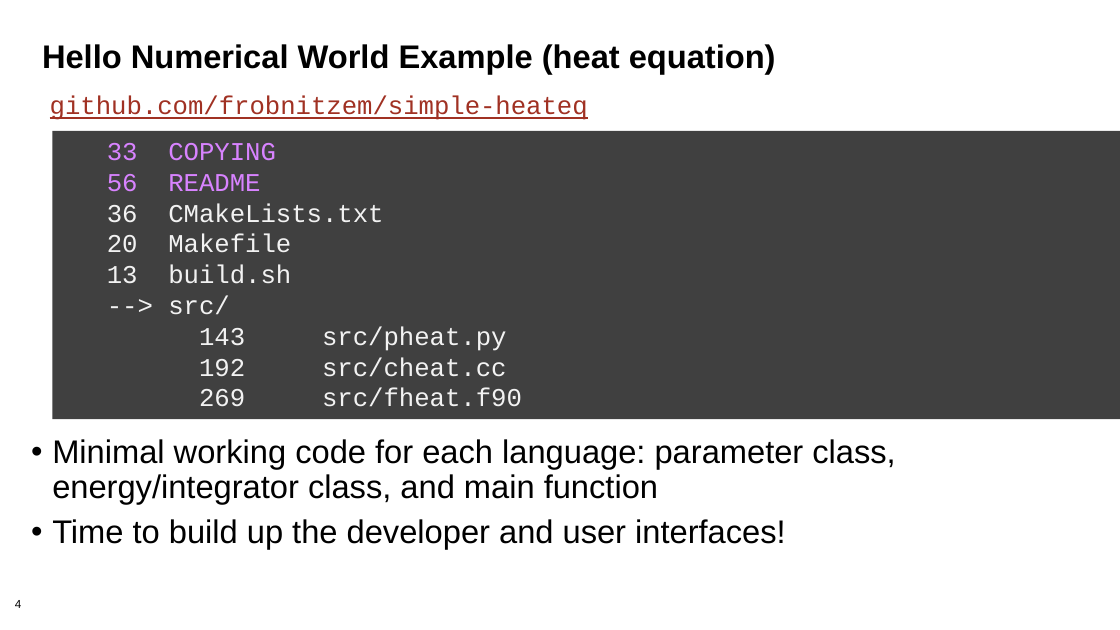
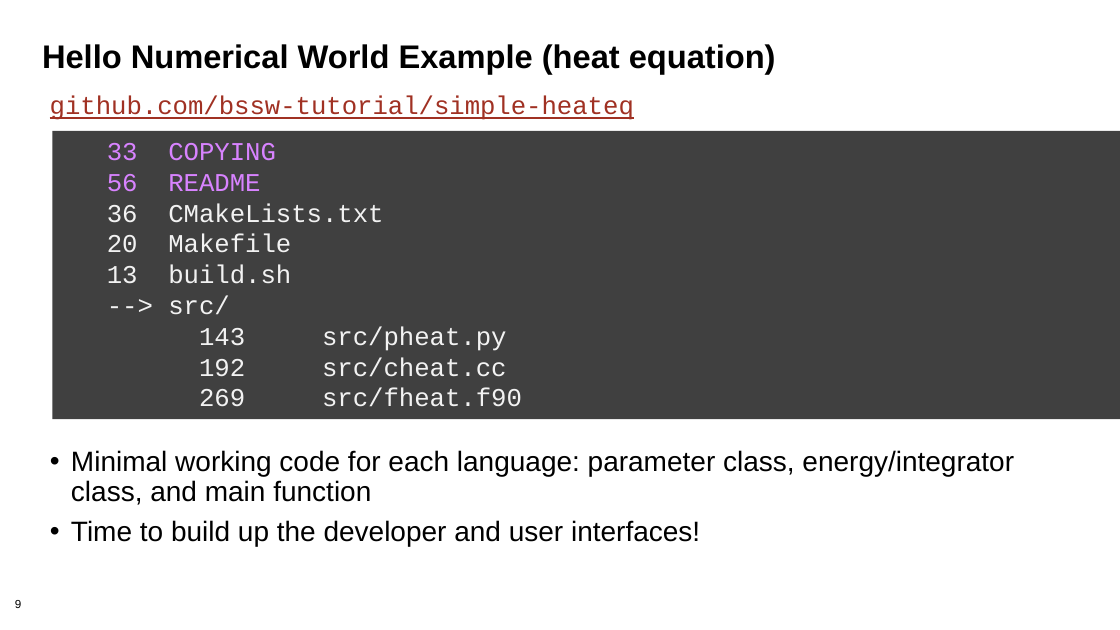
Before and after one commit to bssw-tutorial/presentations, a slide deck: slide 9 of packaging.pptx (slide 4 before the commit). Drawn at 1120x630 pixels with LibreOffice and Linux fonts; fonts in the diff are those of the drawing; background and template pictures are left out. Boxes give left, top, right and bottom in pixels: in the first picture for what was removed or moved away, otherwise in the second. Text is boxed around its words. In the diff, an @@ line names an element or a change of style, - is before the commit and + after.

Commit message:
First draft of packaging tutorial.

```diff
--- a/packaging.pptx
+++ b/packaging.pptx
@@ text at (50,95,634,120): text changed @@
-github.com/frobnitzem/simple-heateq
+github.com/bssw-tutorial/simple-heateq
@@ text "Minimal working code for each ...": place and size @@
-text "Minimal working code for each ..." at (52,439,895,549)
+text "Minimal working code for each ..." at (71,450,1014,546)
@@ text "Minimal working code for each ..." at (71,450,1014,546): size 28 to 24 pt @@
@@ page number at (15,600,21,608): text changed @@
-4
+9
```
Also in this commit, not shown: 7 other slides changed, 24 slides added, 1 slide removed.
